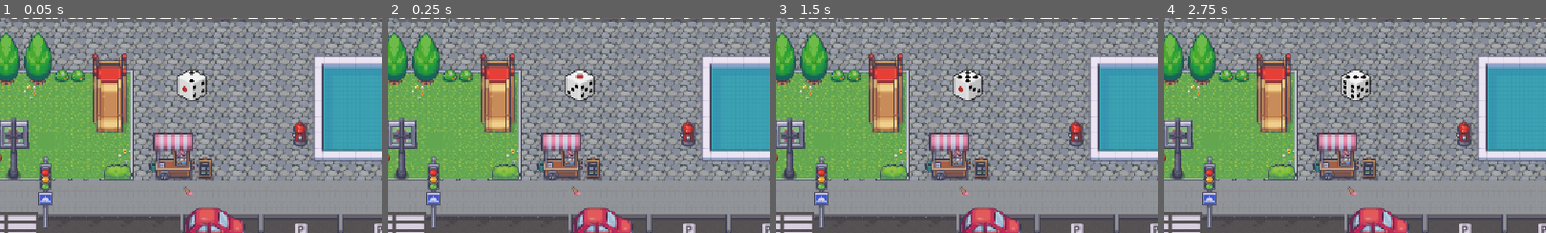
Above: before the commit, frames 1-4 (left to right).
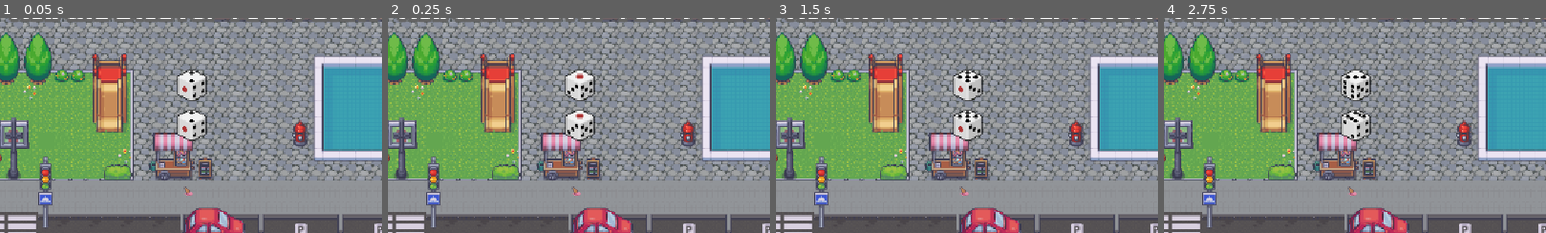
Above: after the commit, the same moments.

Repository: Riley1189/GameJam202508
Game: Godot game, scene res://Scenes/Game.tscn
The game is run twice, just before and just after one commit, with the same random seed, the same clock (stepped at 60 frames per second) and the same inputs.
Inputs:
- Up to frame 1 (0.05 s): no input
- Up to frame 2 (0.25 s): no input
- Up to frame 3 (1.5 s): hold D (right1) 0.53-1.28 s; tap E (attack1) at 0.6, 1.35 s; hold S (down1) from 1.28 s (still down)
- Up to frame 4 (2.75 s): release S (down1) at 2.03 s; hold D (right1) from 2.03 s (still down); tap E (attack1) at 2.1 s
The pictures show only the part of the screen within x 24-74%, y 34-84%; the shares and areas given below are measured in that part.

The runs differ from the first frame. In frame 1, 0.9% of the frame differs, in the area x 46-55%, y 42-58%; in frame 2, 0.9%; in frame 3, 0.9%; in frame 4, 0.9%.

Commit message:
update dice function to every round's player effect

Diff:
--- a/Scripts/GameManager.gd
+++ b/Scripts/GameManager.gd
@@ -12,13 +12,27 @@
 	randomize() #使得每次的随机都不一样
 	#var dice_node1=dice_roll.instantiate()
 	#dice_node1.position=Vector2(-5,0)
+	#player1的相关roll
+	# tool dice
 	var dice_node_tools1=dice_roll.instantiate()
-	dice_node_tools1.position=Vector2(-5,0)
+	dice_node_tools1.position=Vector2(-5,0) #这些变量需要给他整到上面显示出来，而不是随便赋值
 	get_tree().current_scene.add_child(dice_node_tools1)
+	#effect dice
+	var dice_node_effect1=dice_roll.instantiate()
+	dice_node_effect1.position=Vector2(-5,40)
+	get_tree().current_scene.add_child(dice_node_effect1)
 
+	# dicide roll number
 	await get_tree().create_timer(2).timeout
 	var tools_number1=randi_range(1,6)
 	dice_node_tools1._roll_number(tools_number1)
+
+	var effect_number1=randi_range(1,6)
+	dice_node_effect1._roll_number(effect_number1)
+
+	$Player1.new_round_change(tools_number1,effect_number1)
+
+
 
 
 
@@ -27,12 +41,28 @@
 	pass
 
 
-#此处处理的是30一轮游戏的流程：
+#此处处理的是30一轮游戏的流程： ****小心注意这里是时间每轮30s触发的
 #1. 生成骰子，角色被告知新的一轮，以及获得tool+随机属性）
 #2. 骰子销毁，（角色开始可以移动开始战斗
 func one_round() -> void:
-	$player1.is_new_round=true
-	var dice_node_tools=dice_roll.instantiate()
-	dice_node_tools.position=Vector2(0,0)
-	dice_node_tools._roll_number(randi_range(1,6))
-	#pass # Replace with function body.
+	$Player1.is_new_round=true
+
+	#player1的相关roll
+	# tool dice
+	var dice_node_tools1=dice_roll.instantiate()
+	dice_node_tools1.position=Vector2(-5,0) #这些变量需要给他整到上面显示出来，而不是随便赋值
+	get_tree().current_scene.add_child(dice_node_tools1)
+	#effect dice
+	var dice_node_effect1=dice_roll.instantiate()
+	dice_node_effect1.position=Vector2(-5,40)
+	get_tree().current_scene.add_child(dice_node_effect1)
+
+	# dicide roll number
+	await get_tree().create_timer(2).timeout
+	var tools_number1=randi_range(1,6)
+	dice_node_tools1._roll_number(tools_number1)
+
+	var effect_number1=randi_range(1,6)
+	dice_node_effect1._roll_number(effect_number1)
+
+	$Player1.new_round_change(tools_number1,effect_number1)
--- a/Scripts/Player1.gd
+++ b/Scripts/Player1.gd
@@ -1,5 +1,7 @@
 extends CharacterBody2D
 
+
+#movement
 @export var move_speed: float=100.0
 @export var speed_effect: float=0.0 #+加速-减速
 
@@ -8,17 +10,25 @@
 @export var can_up: float = true
 @export var can_down: float = true
 
-
+#animation
 @export var animator: AnimatedSprite2D
 @export var tool_scene: PackedScene
 
-var is_on_fire: bool = false
+var is_visible: bool=true
+
+#action
 var is_new_round = true
 @export var new_round_wait_time=4.0
 
 var is_game_over: bool = false
 
+
+var is_on_fire: bool = false
+
 var health: float=100
+var damage_effect: float=0.0#用于减少/增加伤害的 +暴击buff
+var defend_effect: float=0.0#用于减少/增加伤害的 -易伤buff
+
 
 
 # Called when the node enters the scene tree for the first time.
@@ -38,14 +48,17 @@
 			is_new_round=false
 			return
 
+		#movement
+		if not is_visible:
+			$AnimatedSprite2D.visible=is_visible
 		velocity=Input.get_vector("left1","right1","up1","down1")*move_speed*(1+speed_effect)
 		if !can_left and velocity.x<0:
 			velocity.x=0
-		if !can_right and velocity.x>0:
+		elif !can_right and velocity.x>0:
 			velocity.x=0
-		if !can_up and velocity.y<0:
+		elif !can_up and velocity.y<0:
 			velocity.y=0
-		if !can_down and velocity.y>0:
+		elif !can_down and velocity.y>0:
 			velocity.y=0
 
 		if velocity==Vector2.ZERO:
@@ -62,17 +75,48 @@
 
 		move_and_slide()
 
+		#攻击相关
 		_on_fire()
+
 		if health<0:
 			is_game_over=true
 
 #新的一轮重新随机选区，以及重新选择武器；先不随机选区了。
 #这个需要gamemanager来调用他的函数。把参数属性tool传过来
 #只是用于接收属性tool本身，不控制角色的运动（角色的运动本身仍然放在_process中
-func new_round(area_num: int,tool: PackedScene,speed_e: float) ->void:
+func new_round_change(tools_number1:int,effect_number1:int) ->void:
 #	随机选区暂时不实现
-	tool_scene=tool
-	speed_effect=speed_e
+	#首先是先把基础数值给设置会初始参数
+	defend_effect=0
+	damage_effect=0
+	speed_effect=0
+	is_visible=true
+	can_left=true
+	can_right=true
+	can_up=true
+	match effect_number1:
+		1:
+			defend_effect=-0.2
+		2:
+			damage_effect=0.1
+		3:
+			speed_effect=0.2
+		4:
+			is_visible=false
+		5:
+			var rand=randi_range(1,4)
+			match rand:
+				1:
+					can_left=false
+				2:
+					can_right=false
+				3:
+					can_up=false
+				4:
+					can_down=false
+		6:
+			speed_effect=-0.2
+
 
 
 
